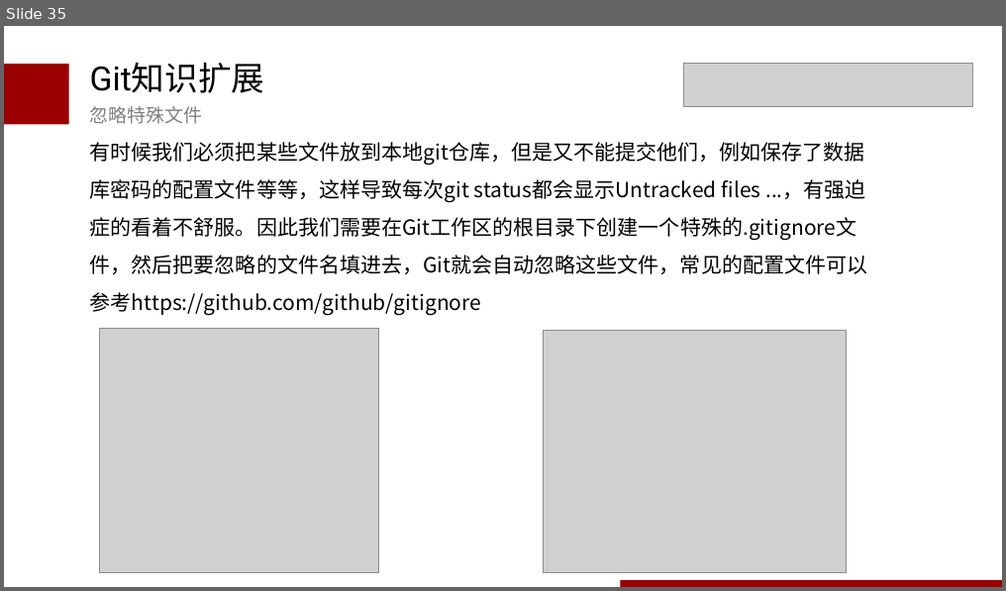
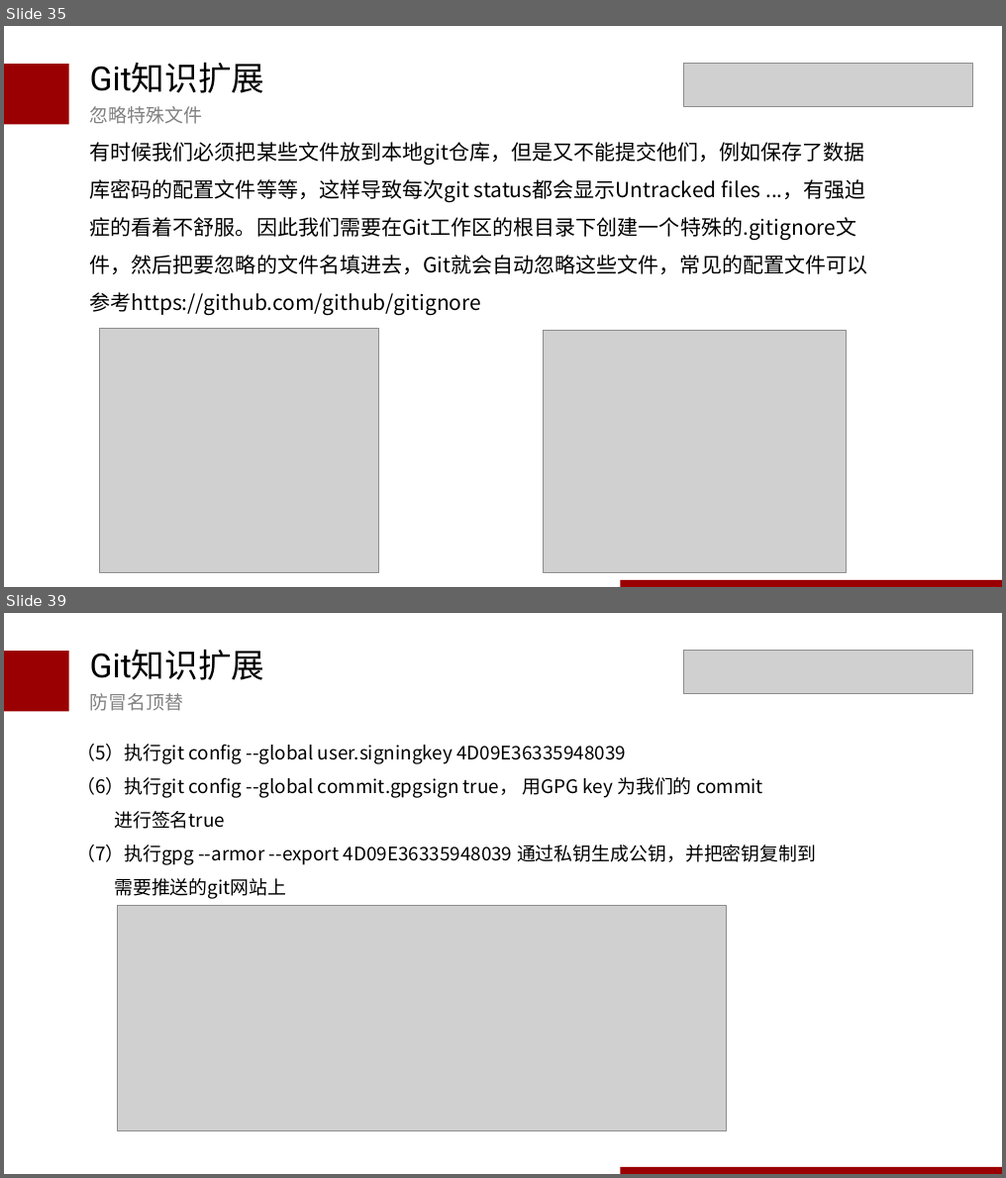
Before and after one commit to wudaoxi1100/blog, a slide deck: ppt/git介绍0325.pptx. Shown one above the other, each under a label of ours: slide 35 before the commit, slides 35 and 39 after it; the slides between them are not shown. The pictures are 1006x591 and 1006x1178 pixels, drawn with LibreOffice and Linux fonts; fonts in the diff are those of the drawing; grey boxes stand for pictures. Boxes give left, top, right and bottom in pixels: in the first picture for what was removed or moved away, otherwise in the second. Text is boxed around its words. In the diff, an @@ line names an element or a change of style, - is before the commit and + after.

```diff
--- a/ppt/git介绍0325.pptx
+++ b/ppt/git介绍0325.pptx
@@ slide 39 added at (4,613,1002,1174), background #FFFFFF @@
@@ rectangle added at (4,652,69,712), fill #9A0001 @@
@@ text added at (90,649,265,680), 32 pt, text #000000 @@
+Git知识扩展
@@ picture added at (684,651,973,694) @@
@@ text added at (90,693,183,711), 18 pt, text #808080 @@
+防冒名顶替
@@ text added at (76,744,816,899), 18 pt, text #000000 @@
+（5）执行git config --global user.signingkey 4D09E36335948039
+（6）执行git config --global commit.gpgsign true， 用GPG key 为我们的 commit
+进行签名true
+（7）执行gpg --armor --export 4D09E36335948039 通过私钥生成公钥，并把密钥复制到
+需要推送的git网站上
@@ picture added at (118,906,726,1132) @@
@@ rectangle added at (620,1167,1002,1174), fill #9A0001 @@
```
Also in this commit, not shown: 3 slides changed, 1 other slide added, 1 other file.
